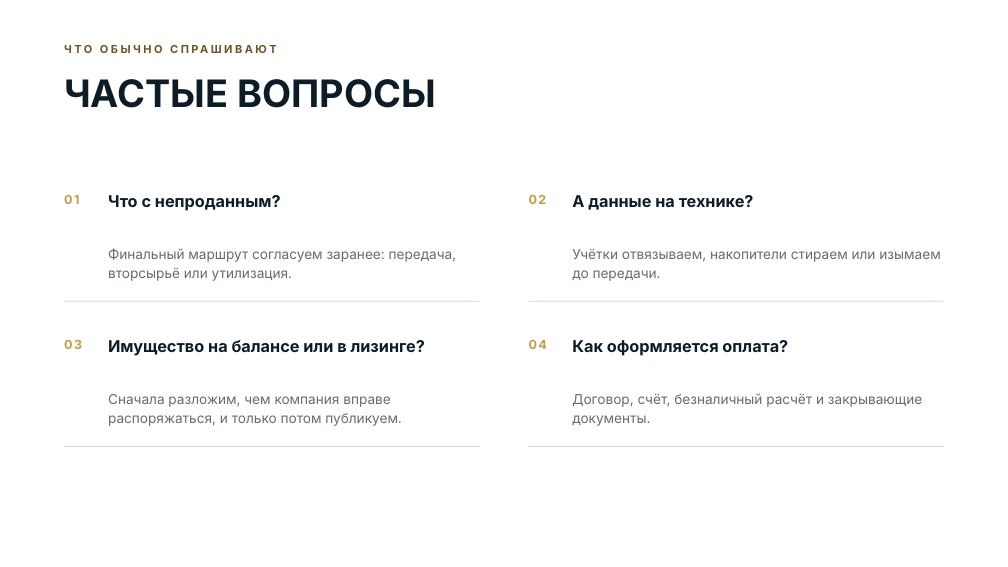
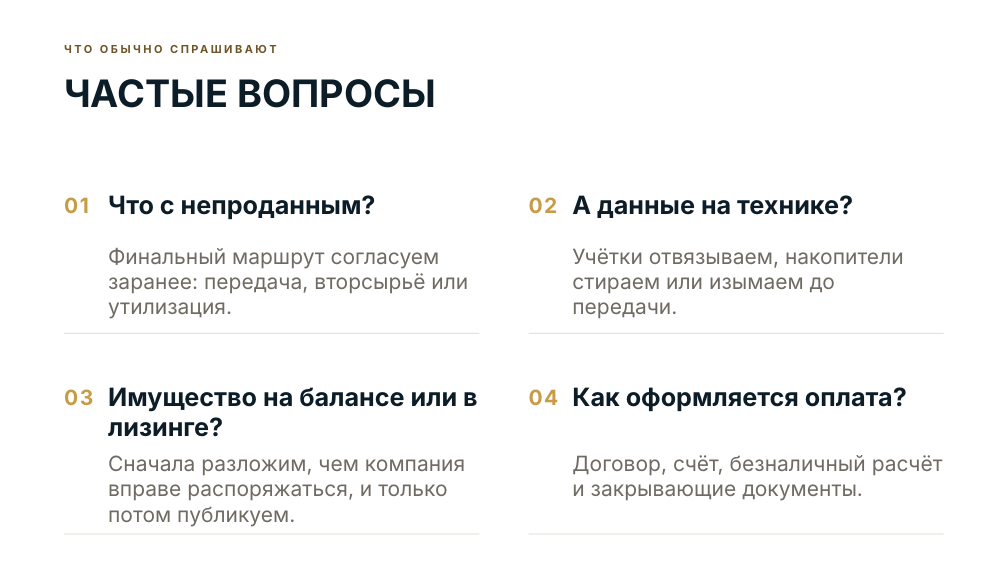
Before and after one commit to olegm1441-del/mysteryslavic-2026-07-19_16-47-00, a slide deck: slide 10 of presentations/office-client/Продай_за_меня_ОФИСЫ_клиентская.pptx (slide 11 before the commit). Drawn at 1008x567 pixels with LibreOffice and Linux fonts; fonts in the diff are those of the drawing; background and template pictures are left out. Boxes give left, top, right and bottom in pixels: in the first picture for what was removed or moved away, otherwise in the second. Text is boxed around its words. In the diff, an @@ line names an element or a change of style, - is before the commit and + after.

```diff
--- a/presentations/office-client/Продай_за_меня_ОФИСЫ_клиентская.pptx
+++ b/presentations/office-client/Продай_за_меня_ОФИСЫ_клиентская.pptx
@@ rectangle: place and size @@
-rectangle at bbox=[64, 301, 479, 302]
+rectangle at bbox=[64, 333, 479, 333]
@@ rectangle: place and size @@
-rectangle at bbox=[529, 301, 944, 302]
+rectangle at bbox=[529, 333, 944, 333]
@@ size 12 to 20 pt in 4 elements at bbox=[64, 197, 89, 213], bbox=[529, 197, 558, 213], bbox=[64, 389, 93, 405], bbox=[529, 389, 559, 405] @@
@@ 4 texts: place and size @@
-4 texts at bbox=[64, 339, 788, 356]
+4 texts at bbox=[64, 387, 907, 437]
@@ size 15.5 to 24 pt; line spacing 21pt to 1 in 4 elements at bbox=[108, 195, 376, 219], bbox=[572, 195, 853, 218], bbox=[108, 387, 478, 437], bbox=[572, 387, 907, 411] @@
@@ text "Сначала разложим, чем компания вправе ...": place and size @@
-text "Сначала разложим, чем компания вправе ..." at bbox=[108, 394, 402, 426]
+text "Сначала разложим, чем компания вправе ..." at bbox=[108, 455, 465, 527]
@@ size 13 to 20 pt; line spacing 18pt to 1 in 4 elements at bbox=[108, 248, 468, 319], bbox=[572, 248, 904, 319], bbox=[108, 455, 465, 527], bbox=[572, 455, 943, 501] @@
@@ text "Договор, счёт, безналичный расчёт и ...": place and size @@
-text "Договор, счёт, безналичный расчёт и ..." at bbox=[572, 393, 922, 426]
+text "Договор, счёт, безналичный расчёт и ..." at bbox=[572, 455, 943, 501]
@@ rectangle: place and size @@
-rectangle at bbox=[64, 446, 479, 447]
+rectangle at bbox=[64, 534, 479, 535]
@@ rectangle: place and size @@
-rectangle at bbox=[529, 446, 944, 447]
+rectangle at bbox=[529, 534, 944, 535]
```
Also in this commit, not shown: 6 other slides changed, 2 slides removed, 5 other files.
